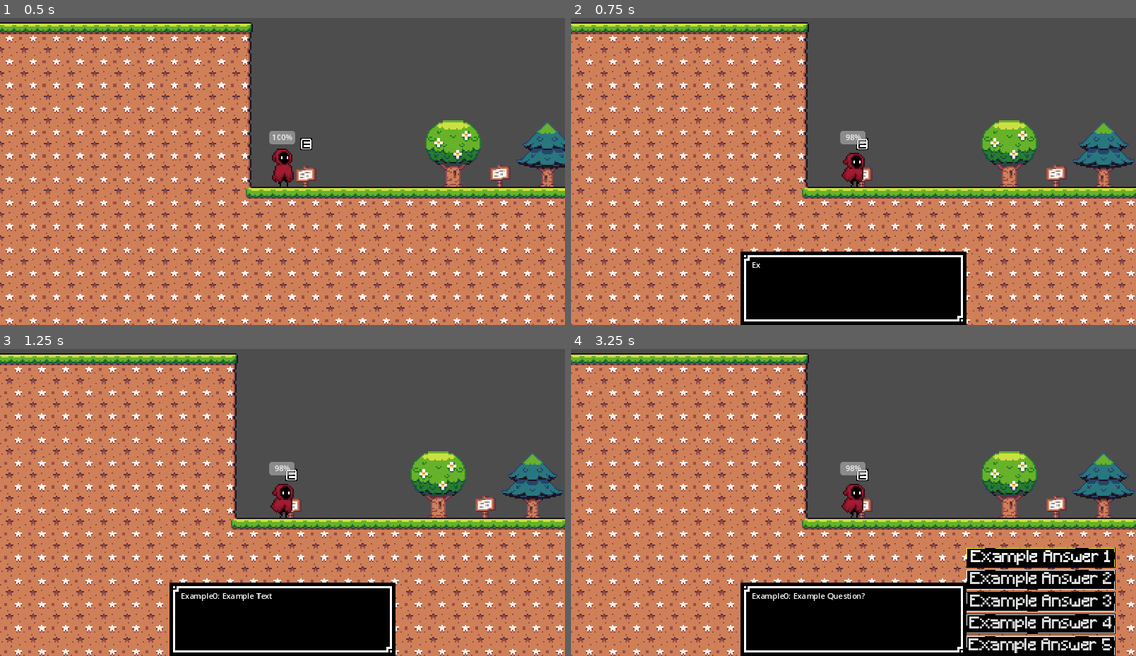
Above: before the commit, frames 1-4 (two rows, left to right).
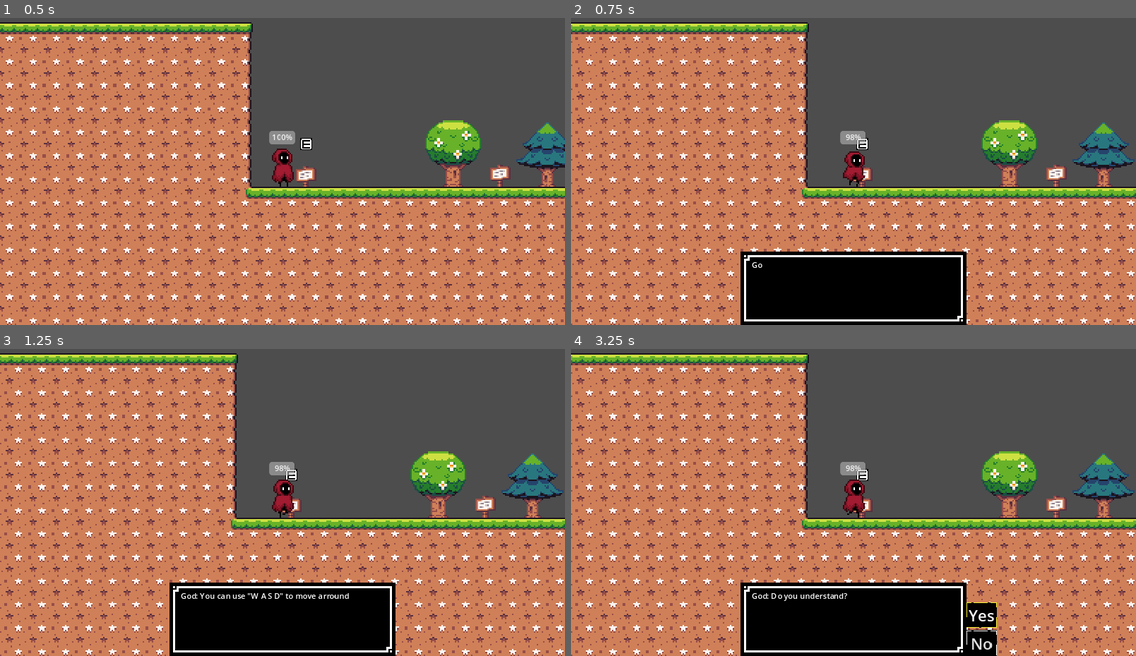
Above: after the commit, the same moments.

Repository: Ch3ster8/Assignment_1
Game: Godot game, scene res://Scene/levels/Tutorial_level.tscn
Two runs of this game, one before a commit and one after it. Both use one fixed random seed, a clock stepped at 60 frames per second and the inputs below.
Inputs:
- Up to frame 1 (0.5 s): no input
- Up to frame 2 (0.75 s): tap Enter at 0.5 s; hold D (right) from 0.53 s (still down); hold Shift (sprint) from 0.53 s (still down); tap E (interact) at 0.6 s
- Up to frame 3 (1.25 s): keep holding D (right); keep holding Shift (sprint); tap W (up) at 0.77 s
- Up to frame 4 (3.25 s): release Shift (sprint) at 1.28 s; tap Shift (sprint) at 1.35, 2.85 s; tap W (up) at 1.52, 3.02 s; tap E (interact) at 1.55, 2.1, 3.05 s; release D (right) at 2.03 s; hold A (left) 2.03-2.78 s; hold Shift (sprint) 2.03-2.78 s; hold D (right) from 2.78 s (still down)

Frame 1 is identical in both runs. In frame 2, 0.2% of the frame differs, in the area x 32-52%, y 43-82%; in frame 3, 0.5%; in frame 4, 8.6%, in the area x 32-97%, y 42-100%.

Commit message:
Fixed jump after finishing dialogue
Still an issue with trying to access dialogue straight after using dialogue

Diff:
--- a/Scene/levels/Tutorial_level.tscn
+++ b/Scene/levels/Tutorial_level.tscn
@@ -9,7 +9,7 @@
 
 [node name="Sign" parent="." instance=ExtResource("1_1mx8i")]
 position = Vector2(-44, 25)
-tree_path = "res://TextTrees/TestTree.txt"
+tree_path = "res://TextTrees/Tutorial_1.txt"
 
 [node name="TileMap" type="TileMap" parent="."]
 tile_set = ExtResource("2_pl3ey")
@@ -21,9 +21,11 @@
 
 [node name="Sign2" parent="." instance=ExtResource("1_1mx8i")]
 position = Vector2(88, 24)
+tree_path = "res://TextTrees/Tutorial_2.txt"
 
 [node name="Sign3" parent="." instance=ExtResource("1_1mx8i")]
 position = Vector2(472, 24)
+tree_path = "res://TextTrees/Tutorial_3.txt"
 
 [node name="RespawnPoint" type="Node2D" parent="." groups=["respawn"]]
 position = Vector2(472, 16)
--- a/Scene/option_button.tscn
+++ b/Scene/option_button.tscn
@@ -1,40 +1,38 @@
-[gd_scene load_steps=9 format=3 uid="uid://6f2ywu6pcuvh"]
+[gd_scene load_steps=8 format=3 uid="uid://6f2ywu6pcuvh"]
 
-[ext_resource type="FontFile" uid="uid://dl8b4w37lurif" path="res://Assets/Outsourced/Minecraft.ttf" id="1_n3dxs"]
-[ext_resource type="Texture2D" uid="uid://dwlo10hsvv45p" path="res://Assets/Personal/ButtonBackround.png" id="2_702l6"]
-[ext_resource type="Texture2D" uid="uid://i1lm0eb6e5jw" path="res://Assets/Personal/ButtonBackround_Hovered.png" id="3_e5kn2"]
-[ext_resource type="Texture2D" uid="uid://m0djx0ok4v53" path="res://Assets/Personal/ButtonBackround_Selected.png" id="4_0lvtg"]
+[ext_resource type="Texture2D" uid="uid://dwlo10hsvv45p" path="res://Assets/Personal/ButtonBackround.png" id="1_bq463"]
+[ext_resource type="Texture2D" uid="uid://i1lm0eb6e5jw" path="res://Assets/Personal/ButtonBackround_Hovered.png" id="2_727tu"]
+[ext_resource type="Texture2D" uid="uid://m0djx0ok4v53" path="res://Assets/Personal/ButtonBackround_Selected.png" id="3_jyfha"]
 
 [sub_resource type="StyleBoxTexture" id="StyleBoxTexture_iedte"]
-texture = ExtResource("2_702l6")
+texture = ExtResource("1_bq463")
 texture_margin_left = 5.0
 texture_margin_top = 5.0
 texture_margin_right = 5.0
 texture_margin_bottom = 2.0
 
 [sub_resource type="StyleBoxTexture" id="StyleBoxTexture_dq65g"]
-texture = ExtResource("3_e5kn2")
+texture = ExtResource("2_727tu")
 texture_margin_left = 5.0
 texture_margin_top = 5.0
 texture_margin_right = 5.0
 texture_margin_bottom = 2.0
 
 [sub_resource type="StyleBoxTexture" id="StyleBoxTexture_abp0g"]
-texture = ExtResource("4_0lvtg")
+texture = ExtResource("3_jyfha")
 texture_margin_left = 5.0
 texture_margin_top = 5.0
 texture_margin_right = 5.0
 texture_margin_bottom = 2.0
 
 [sub_resource type="StyleBoxTexture" id="StyleBoxTexture_sko4n"]
-texture = ExtResource("3_e5kn2")
+texture = ExtResource("2_727tu")
 texture_margin_left = 5.0
 texture_margin_top = 5.0
 texture_margin_right = 5.0
 texture_margin_bottom = 2.0
 
 [node name="OptionButton" type="Button"]
-theme_override_fonts/font = ExtResource("1_n3dxs")
 theme_override_font_sizes/font_size = 32
 theme_override_styles/normal = SubResource("StyleBoxTexture_iedte")
 theme_override_styles/hover = SubResource("StyleBoxTexture_dq65g")
--- a/Scene/player.tscn
+++ b/Scene/player.tscn
@@ -148,6 +148,7 @@
 }
 
 [node name="Player" type="CharacterBody2D" node_paths=PackedStringArray("anim_player", "sprite", "stamina_bar")]
+process_mode = 3
 script = ExtResource("1_sskci")
 walk_speed = 80
 run_speed = 120
--- a/Script/Dialogue.gd
+++ b/Script/Dialogue.gd
@@ -4,6 +4,8 @@
 var dialogue_text
 var skip_lines = []
 var reloop = true
+signal tree_started
+signal tree_finished
 func load_tree(tree):
 	get_tree().paused = true
 	instance = dialogueScene.instantiate()
@@ -12,6 +14,7 @@
 	var text = load_file(tree)
 	var character
 	var prev_line
+	emit_signal("tree_started")
 	for line_num in range(text.values().size()):
 		var line = text.values()[line_num]
 		if skip_lines.has(line_num):
@@ -70,6 +73,7 @@
 	skip_lines = []
 	dialogue_text.queue_free()
 	get_tree().paused = false
+	emit_signal("tree_finished")
 
 func say_line(character, line, line_num, text):
 	if dialogue_text:
--- a/Script/Player.gd
+++ b/Script/Player.gd
@@ -8,59 +8,70 @@
 @export var sprite : Sprite2D
 @export var max_stamina : int
 @export var stamina_bar : ProgressBar #This is temporary till I get UI setup
+var can_move := true
 var stamina_wait := 0
 var running := false
 var speed : int
 var last_anim : String
 var grav_constant : Vector2
 @onready var stamina := max_stamina
+
+func _ready():
+	Dialogue.connect("tree_started", tree_started)
+	Dialogue.connect("tree_finished", tree_finished)
+func tree_started():
+	can_move = false
+func tree_finished():
+	await get_tree().create_timer(0.2).timeout
+	can_move = true
 func _physics_process(delta):
 	if position.y > 100:
 		global_position = get_closest_respawn()
 	var direction = Input.get_axis("left", "right")
 	var vertical = Input.get_axis("up", "down")
-	if !is_on_floor():
-		grav_constant.y += gravity
-		if last_anim == "jump":
-			if grav_constant.y > 0:
-				anim_player.play("fall")
-				last_anim = "fall"
-	else:
-		grav_constant.y = 0
-		if vertical < 0:
-			grav_constant.y = -jump_height
-			anim_player.play("jump")
-			last_anim = "jump"
-		elif last_anim == "fall":
-			anim_player.play("land")
-			last_anim = "land"
-	if direction > 0:
-			sprite.flip_h = false
-	elif direction < 0:
-		sprite.flip_h = true
-	if Input.is_action_pressed("sprint") and stamina >= 1:
-			running = true
-			speed = run_speed
-	if last_anim != "jump" and last_anim != "fall":
-		if !anim_player.current_animation == "land":
-			if direction:
-				if Input.is_action_pressed("sprint") and stamina >= 1:
-					running = true
-					speed = run_speed
-					anim_player.play("run")
-					last_anim = "run"
+	if can_move:
+		if !is_on_floor():
+			grav_constant.y += gravity
+			if last_anim == "jump":
+				if grav_constant.y > 0:
+					anim_player.play("fall")
+					last_anim = "fall"
+		else:
+			grav_constant.y = 0
+			if vertical < 0:
+				grav_constant.y = -jump_height
+				anim_player.play("jump")
+				last_anim = "jump"
+			elif last_anim == "fall":
+				anim_player.play("land")
+				last_anim = "land"
+		if direction > 0:
+				sprite.flip_h = false
+		elif direction < 0:
+			sprite.flip_h = true
+		if Input.is_action_pressed("sprint") and stamina >= 1:
+				running = true
+				speed = run_speed
+		if last_anim != "jump" and last_anim != "fall":
+			if !anim_player.current_animation == "land":
+				if direction:
+					if Input.is_action_pressed("sprint") and stamina >= 1:
+						running = true
+						speed = run_speed
+						anim_player.play("run")
+						last_anim = "run"
+					else:
+						running = false
+						speed = walk_speed
+						anim_player.play("walk")
+						last_anim = "walk"
 				else:
-					running = false
-					speed = walk_speed
-					anim_player.play("walk")
-					last_anim = "walk"
-			else:
-				anim_player.play("idle")
-				last_anim = "idle"
+					anim_player.play("idle")
+					last_anim = "idle"
 
-	stamina_bar.value = stamina
-	velocity = Vector2(direction, 0) * speed + grav_constant
-	move_and_slide()
+		stamina_bar.value = stamina
+		velocity = Vector2(direction, 0) * speed + grav_constant
+		move_and_slide()
 
 
 func _on_stamina_timer_timeout():
Not shown: 2 places in Scene/dialogue_scene.tscn that only renumber resources
Not shown, added: TextTrees/Tutorial_1.txt
Not shown, added: TextTrees/Tutorial_2.txt
Not shown, added: TextTrees/Tutorial_3.txt
Not shown, changed: README.md
